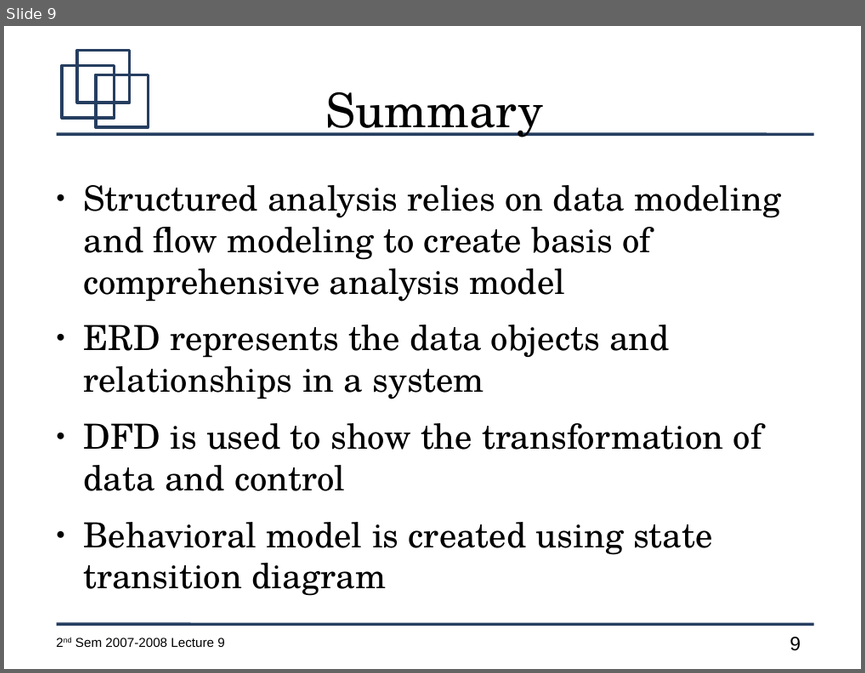
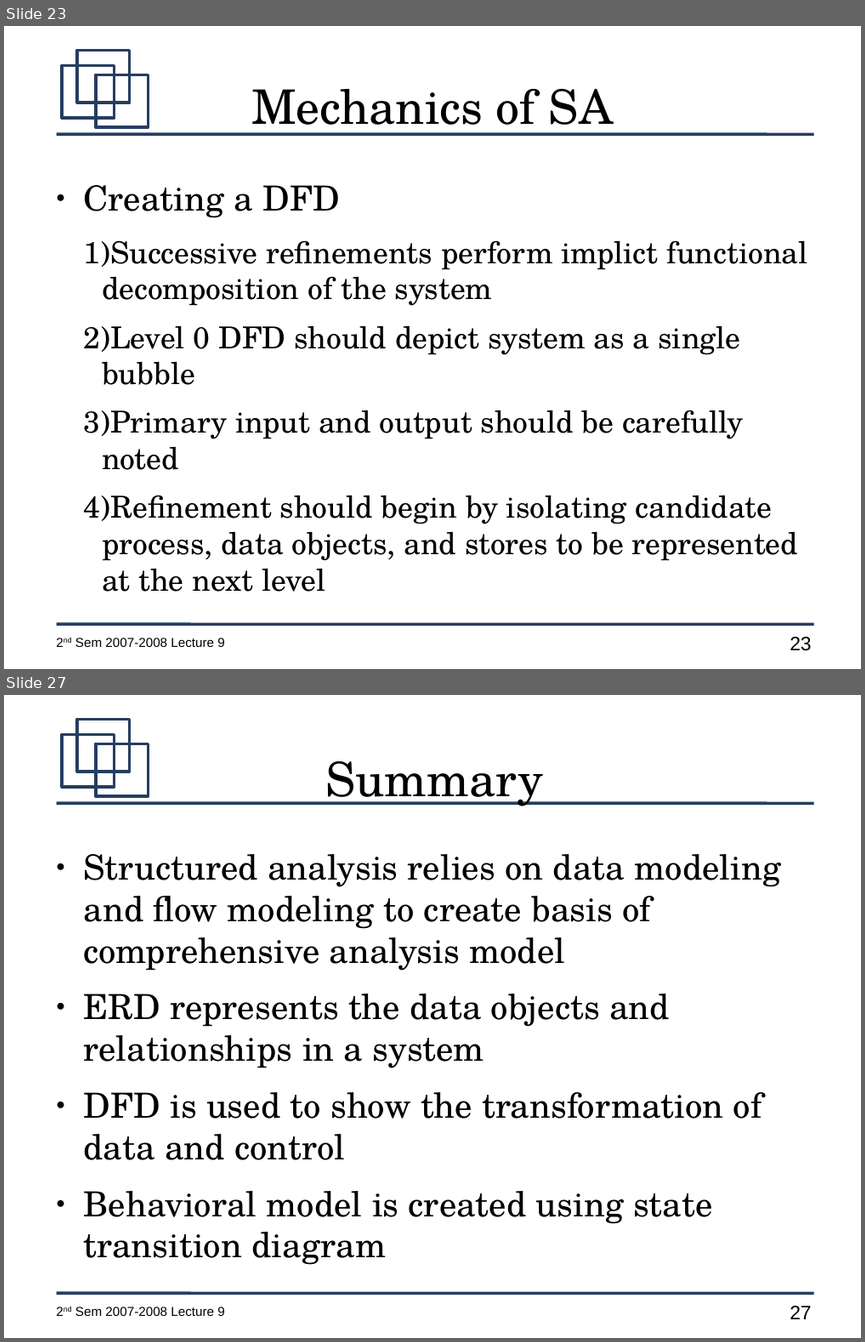
Before and after one commit to jachermocilla/jach-homepage, a slide deck: CMSC128-2nd-Sem-2007-L10.odp. Shown one above the other, each under a label of ours: slide 9 before the commit, slides 23 and 27 after it; the slides between them are not shown. The pictures are 865x673 and 865x1342 pixels, drawn with LibreOffice and Linux fonts; fonts in the diff are those of the drawing. Boxes give left, top, right and bottom in pixels: in the first picture for what was removed or moved away, otherwise in the second. Text is boxed around its words. In the diff, an @@ line names an element or a change of style, - is before the commit and + after.

```diff
--- a/CMSC128-2nd-Sem-2007-L10.odp
+++ b/CMSC128-2nd-Sem-2007-L10.odp
@@ slide 23 added at (4,26,861,669), background #FFFFFF; not listed: 7 template elements that a slide beside it also shows @@
@@ title added at (251,89,613,136), 44 pt, text #000000 @@
+Mechanics of SA
@@ text added at (84,185,807,591), 28 pt, text #000000 @@
+● Creating a DFD
+  1) Successive refinements perform implict functional decomposition of the system
+  2) Level 0 DFD should depict system as a single bubble
+  3) Primary input and output should be carefully noted
+  4) Refinement should begin by isolating candidate process, data objects, and stores to be represented at the next level
@@ what was slide 9 is now slide 27 @@
@@ page number at (789,1305,811,1319): text changed @@
-9
+27
```
Also in this commit, not shown: 1 slide changed, 17 other slides added.
